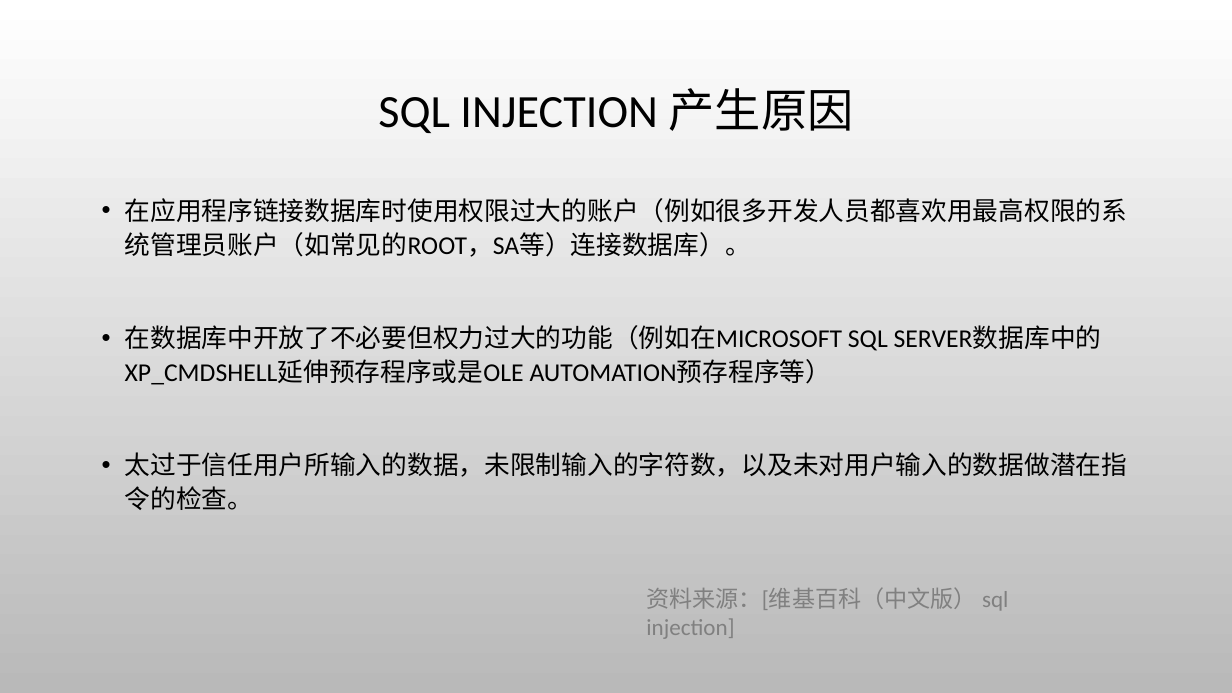
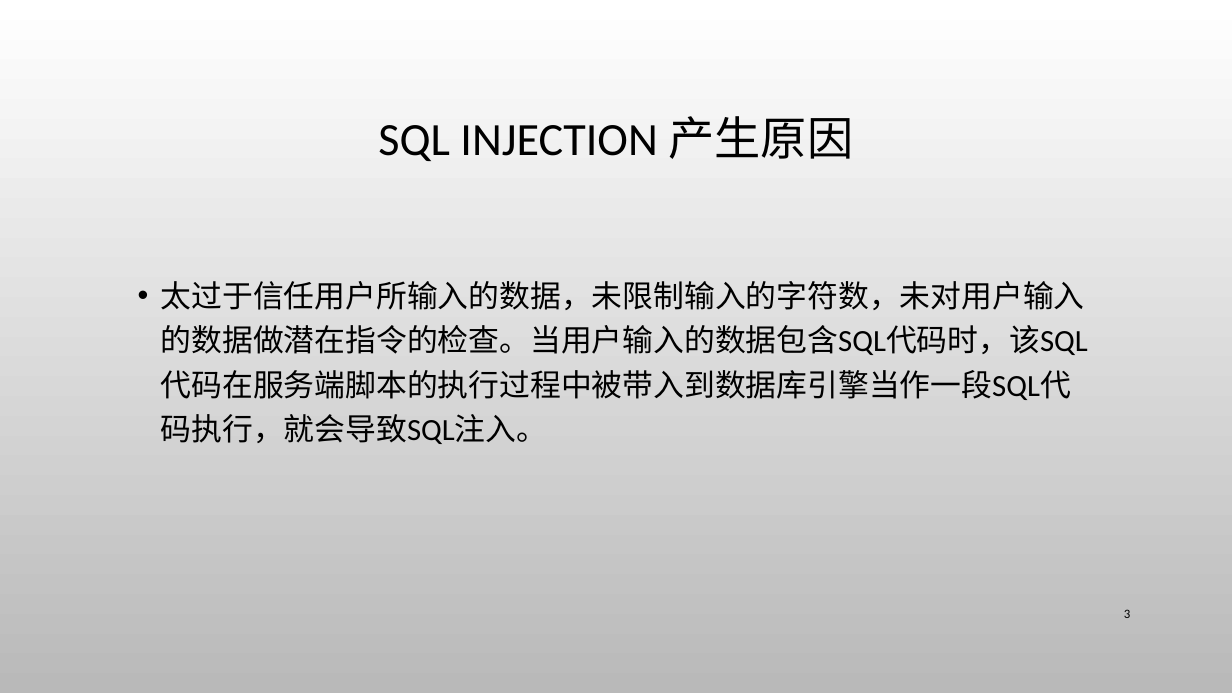
Before and after one commit to CUCCS/ns, a slide deck: slide 3 of 2016-2/zc_snRNA/FlippedClassroom_FromSqlInjectionToShell/From SQL injection to Shell.pptx. Drawn at 1232x693 pixels with LibreOffice and Linux fonts; fonts in the diff are those of the drawing; background and template pictures are left out. Boxes give left, top, right and bottom in pixels: in the first picture for what was removed or moved away, otherwise in the second. Text is boxed around its words. In the diff, an @@ line names an element or a change of style, - is before the commit and + after.

Commit message:
修改了防御措施以及一些细节

```diff
--- a/2016-2/zc_snRNA/FlippedClassroom_FromSqlInjectionToShell/From SQL injection to Shell.pptx
+++ b/2016-2/zc_snRNA/FlippedClassroom_FromSqlInjectionToShell/From SQL injection to Shell.pptx
@@ title "SQL INJECTION 产生原因": place and size @@
-title "SQL INJECTION 产生原因" at box(378, 88, 854, 133)
+title "SQL INJECTION 产生原因" at box(378, 116, 854, 161)
@@ text at box(161, 281, 1088, 444): text changed; size 20 to 24 pt @@
-• 在应用程序链接数据库时使用权限过大的账户（例如很多开发人员都喜欢用最高权限的系统管理员账户（如常见的ROOT，SA等）连接数据库）。
-• 在数据库中开放了不必要但权力过大的功能（例如在MICROSOFT SQL SERVER数据库中的XP_CMDSHELL延伸预存程序或是OLE AUTOMATION预存程序等）
-• 太过于信任用户所输入的数据，未限制输入的字符数，以及未对用户输入的数据做潜在指令的检查。
+• 太过于信任用户所输入的数据，未限制输入的字符数，未对用户输入的数据做潜在指令的检查。当用户输入的数据包含SQL代码时，该SQL代码在服务端脚本的执行过程中被带入到数据库引擎当作一段SQL代码执行，就会导致SQL注入。
@@ text removed at box(646, 588, 1008, 639) @@
-资料来源：[维基百科（中文版） sql injection]
@@ page number added at box(1124, 609, 1130, 618), 10 pt, text #000000 @@
+3
```
Also in this commit, not shown: 20 other slides changed, 11 slides added, 7 slides removed.
